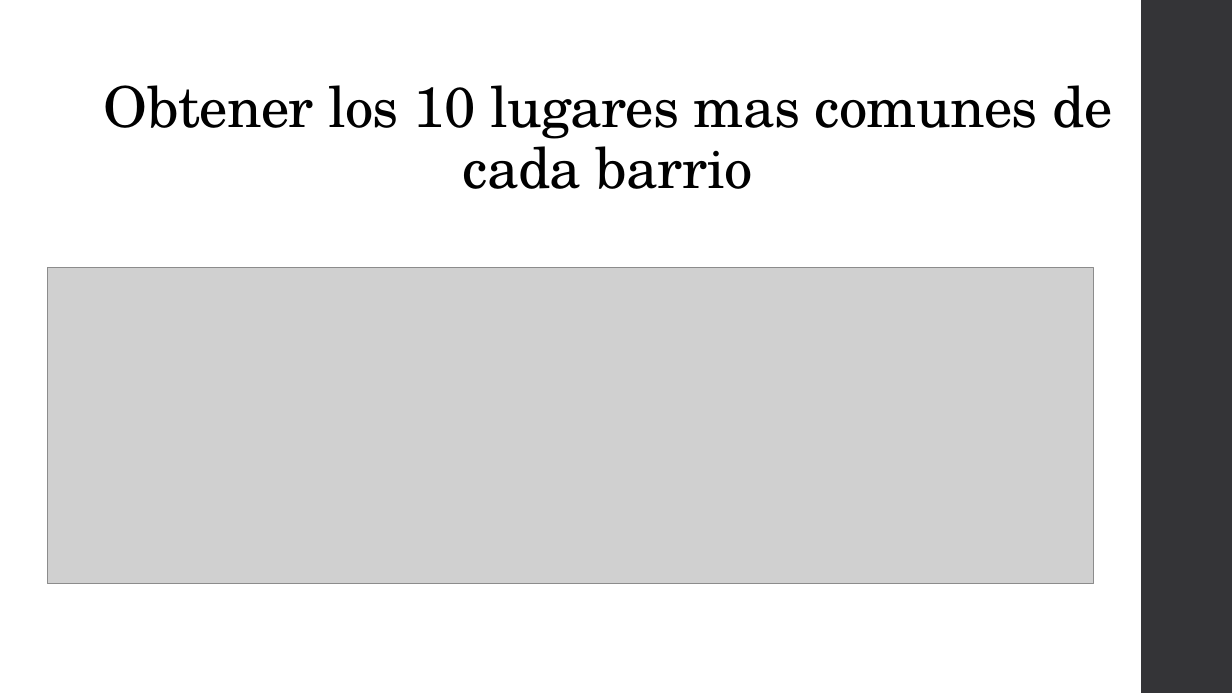
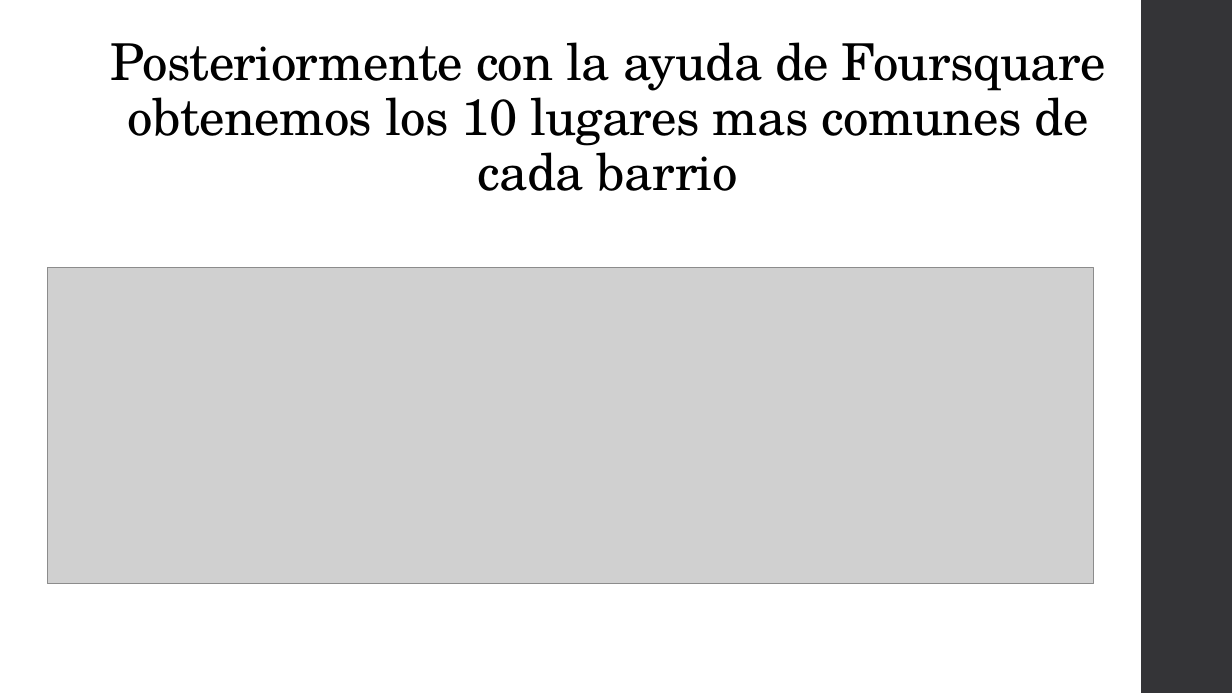
Before and after one commit to Sergioc2020/Coursera_Capstone, a slide deck: slide 7 of Proyecto Capstone - La Batalla de los Vecindarios.pptx. Drawn at 1232x693 pixels with LibreOffice and Linux fonts; fonts in the diff are those of the drawing; grey boxes stand for pictures. Boxes give left, top, right and bottom in pixels: in the first picture for what was removed or moved away, otherwise in the second. Text is boxed around its words. In the diff, an @@ line names an element or a change of style, - is before the commit and + after.

```diff
--- a/Proyecto Capstone - La Batalla de los Vecindarios.pptx
+++ b/Proyecto Capstone - La Batalla de los Vecindarios.pptx
@@ title at [111,42,1106,191]: text changed; size 44 to 39.6 pt @@
-Obtener los 10 lugares mas comunes de cada barrio
+Posteriormente con la ayuda de Foursquare obtenemos los 10 lugares mas comunes de cada barrio
```
Also in this commit, not shown: 8 other slides changed.
